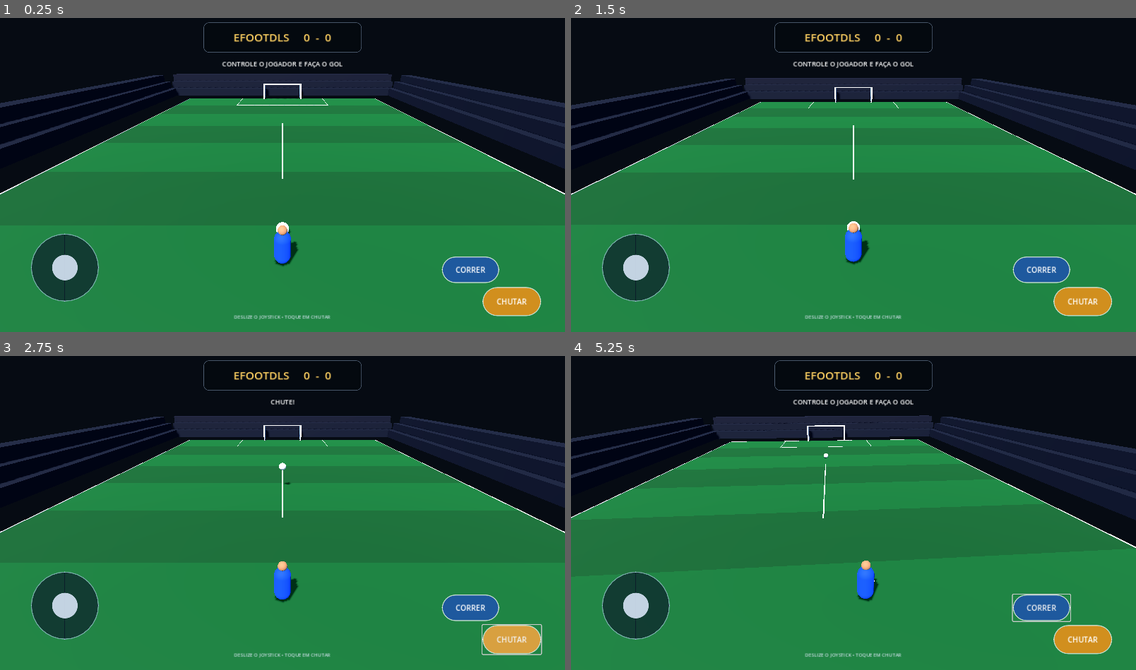
Above: before the commit, frames 1-4 (two rows, left to right).
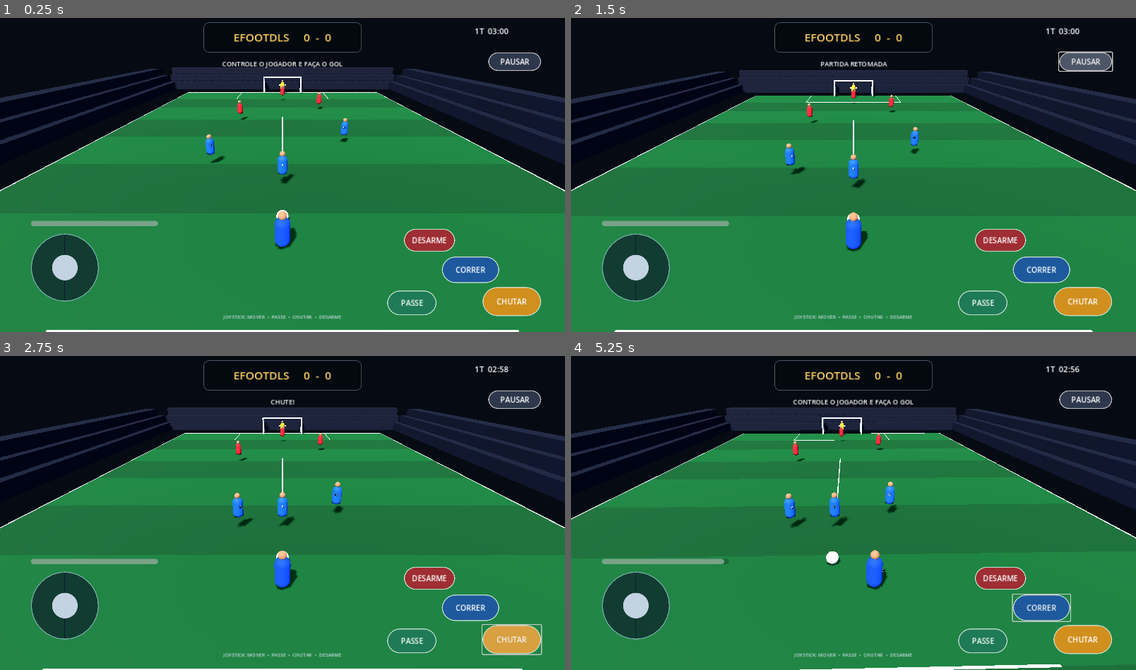
Above: after the commit, the same moments.

Repository: davidiasdonacimento-cell/Efootdls
Game: Godot game, scene res://scenes/main.tscn
The game is run twice, just before and just after one commit, with the same random seed, the same clock (stepped at 60 frames per second) and the same inputs.
Inputs (mouse positions are in pixels of both pictures, inside the frame that each line leads up to):
- Up to frame 1 (0.25 s): no input
- Up to frame 2 (1.5 s): click (1085, 61) at 0.5 s, where only the run after the commit has a clickable "PAUSAR"; click (1085, 61) at 1.25 s, where only the run after the commit has a clickable "CONTINUAR"
- Up to frame 3 (2.75 s): click "CHUTAR" at 2 s
- Up to frame 4 (5.25 s): click (983, 641) at 2.75 s, where only the run after the commit has a clickable "PASSE"; click (1000, 578) at 3.5 s, where only the run after the commit has a clickable "DESARME"; click "CORRER" at 4.25 s; tap Enter at 5 s; move the mouse to (977, 494) at 5.02 s; hold D from 5.03 s (still down); hold Shift from 5.03 s (still down); click (977, 494) at 5.17 s

The runs differ from the first frame. In frame 1, 10% of the frame differs, in the area x 0-100%, y 3-100%; in frame 2, 11%; in frame 3, 11%; in frame 4, 12%.

Commit message:
Integrar IA, goleiro, passes, desarmes, relógio e perfil na partida

Diff:
--- a/scripts/match.gd
+++ b/scripts/match.gd
@@ -5,6 +5,14 @@
 const PLAYER_SPEED := 7.0
 const SPRINT_SPEED := 11.5
 const BALL_KICK_FORCE := 13.5
+const FootballerAI = preload("res://scripts/footballer_ai.gd")
+const GoalkeeperAI = preload("res://scripts/goalkeeper_ai.gd")
+const BallPhysics = preload("res://scripts/ball_physics.gd")
+const MatchClock = preload("res://scripts/match_clock.gd")
+const MatchStats = preload("res://scripts/match_stats.gd")
+const ProfileStore = preload("res://scripts/profile_store.gd")
+const CameraRig = preload("res://scripts/camera_rig.gd")
+const MatchSettings = preload("res://scripts/match_settings.gd")
 
 var player: CharacterBody3D
 var ball: RigidBody3D
@@ -13,9 +21,24 @@
 var joystick_knob: Control
 var sprint_button: Button
 var kick_button: Button
+var pass_button: Button
+var tackle_button: Button
+var pause_button: Button
 var score_label: Label
 var status_label: Label
+var timer_label: Label
+var stamina_bar: ProgressBar
+var clock: Node
+var stats: Node
+var profile: Node
+var settings: RefCounted
+var allies: Array[CharacterBody3D] = []
+var opponents: Array[CharacterBody3D] = []
+var goalkeeper: CharacterBody3D
 var score := 0
+var player_stamina := 100.0
+var game_paused := false
+var match_ended := false
 var joystick_vector := Vector2.ZERO
 var joystick_touch_id := -1
 var sprinting := false
@@ -24,24 +47,44 @@
 var message_time := 0.0
 
 func _ready() -> void:
+	clock = MatchClock.new()
+	add_child(clock)
+	clock.connect("time_changed", Callable(self, "_on_clock_time_changed"))
+	clock.connect("match_finished", Callable(self, "_on_match_finished"))
+	clock.connect("period_changed", Callable(self, "_on_period_changed"))
+	stats = MatchStats.new()
+	add_child(stats)
+	profile = ProfileStore.new()
+	add_child(profile)
+	settings = MatchSettings.new()
+
 	_build_world()
 	_build_player()
 	_build_ball()
+	_build_ai_teams()
 	_build_goal()
 	_build_camera()
 	_build_hud()
 	_update_score()
+	clock.call("start_match", int(settings.get_value("match_length")))
 
 func _physics_process(delta: float) -> void:
+	if clock:
+		clock.call("tick", delta)
+	if game_paused or match_ended:
+		return
 	kick_cooldown = maxf(0.0, kick_cooldown - delta)
 	message_time = maxf(0.0, message_time - delta)
 	if message_time <= 0.0 and status_label:
 		status_label.text = "CONTROLE O JOGADOR E FAÇA O GOL"
 	_move_player(delta)
-	_update_camera(delta)
 	_keep_ball_on_field()
+	if stats and ball:
+		stats.call("update_ball_speed", ball.linear_velocity.length() * 3.6)
 
 func _input(event: InputEvent) -> void:
+	if joystick_base == null:
+		return
 	if event is InputEventScreenTouch:
 		var rect := joystick_base.get_global_rect()
 		if event.pressed and rect.has_point(event.position):
@@ -175,6 +218,7 @@
 
 func _build_ball() -> void:
 	ball = RigidBody3D.new()
+	ball.set_script(BallPhysics)
 	ball.position = Vector3(0, 0.55, 16.8)
 	ball.mass = 0.45
 	ball.linear_damp = 0.7
@@ -216,17 +260,13 @@
 	add_child(goal_area)
 
 func _build_camera() -> void:
-	camera = Camera3D.new()
+	camera = CameraRig.new()
 	camera.position = Vector3(0, 10, 29)
 	camera.fov = 62
 	add_child(camera)
+	camera.call("configure", player, ball)
 	camera.current = true
 	camera.look_at(Vector3(0, 0, 8), Vector3.UP)
-
-func _update_camera(delta: float) -> void:
-	var target := player.global_position + Vector3(0, 8.5, 10.5)
-	camera.global_position = camera.global_position.lerp(target, minf(1.0, delta * 4.0))
-	camera.look_at(player.global_position + Vector3(0, 0.8, -7.0), Vector3.UP)
 
 func _move_player(_delta: float) -> void:
 	var direction := Vector3(joystick_vector.x, 0, joystick_vector.y)
@@ -241,7 +281,14 @@
 	if direction.length() > 1.0:
 		direction = direction.normalized()
 
-	var speed := SPRINT_SPEED if sprinting or Input.is_key_pressed(KEY_SHIFT) else PLAYER_SPEED
+	var wants_sprint := sprinting or Input.is_key_pressed(KEY_SHIFT)
+	if wants_sprint and direction.length() > 0.12 and player_stamina > 1.0:
+		player_stamina = maxf(0.0, player_stamina - _delta * 20.0)
+	else:
+		player_stamina = minf(100.0, player_stamina + _delta * 10.0)
+	if stamina_bar:
+		stamina_bar.value = player_stamina
+	var speed := SPRINT_SPEED if wants_sprint and player_stamina > 1.0 else PLAYER_SPEED
 	player.velocity.x = direction.x * speed
 	player.velocity.z = direction.z * speed
 	player.velocity.y -= 24.0 * get_physics_process_delta_time()
@@ -268,36 +315,161 @@
 	joystick_knob.position = joystick_base.size * 0.5 + Vector2(joystick_vector.x, joystick_vector.y) * radius - joystick_knob.size * 0.5
 
 func _kick_ball() -> void:
-	if kick_cooldown > 0.0:
+	if kick_cooldown > 0.0 or game_paused or match_ended:
 		return
 	kick_cooldown = 0.45
+	var to_ball := ball.global_position - player.global_position
+	if to_ball.length() > 4.8:
+		status_label.text = "CHEGUE MAIS PERTO DA BOLA"
+		message_time = 0.8
+		return
 	var forward := -player.global_transform.basis.z
-	var to_ball := ball.global_position - player.global_position
-	if to_ball.length() > 4.0:
-		forward = Vector3(0, 0, -1)
 	var direction := (forward + Vector3(0, 0.12, 0)).normalized()
-	ball.sleeping = false
-	ball.apply_central_impulse(direction * BALL_KICK_FORCE + Vector3.UP * 1.8)
+	ball.call("kick", direction, BALL_KICK_FORCE, 0.14, 1)
+	stats.call("record_shot", 1, true, player.global_position.distance_to(ball.global_position))
+	camera.call("add_shake", 0.12, 0.18)
 	status_label.text = "CHUTE!"
 	message_time = 1.0
+
+func _pass_ball() -> void:
+	if game_paused or match_ended or ball.global_position.distance_to(player.global_position) > 4.8:
+		status_label.text = "CHEGUE PERTO DA BOLA PARA PASSAR"
+		message_time = 0.9
+		return
+	var best_player: CharacterBody3D = null
+	var best_distance := INF
+	for teammate in allies:
+		if not is_instance_valid(teammate):
+			continue
+		var distance := player.global_position.distance_to(teammate.global_position)
+		if distance < best_distance and bool(teammate.call("is_available_for_pass")):
+			best_distance = distance
+			best_player = teammate
+	if best_player == null:
+		status_label.text = "NENHUM COMPANHEIRO DISPONÍVEL"
+		message_time = 0.9
+		return
+	ball.call("pass_to", best_player.global_position + Vector3(0, 0.2, -0.3), 9.2, 1)
+	stats.call("record_pass", 1, true)
+	status_label.text = "PASSE!"
+	message_time = 0.7
+
+func _tackle() -> void:
+	if game_paused or match_ended:
+		return
+	var nearest: CharacterBody3D = null
+	var nearest_distance := 3.0
+	for rival in opponents:
+		if not is_instance_valid(rival):
+			continue
+		var distance := player.global_position.distance_to(rival.global_position)
+		if distance < nearest_distance:
+			nearest_distance = distance
+			nearest = rival
+	if nearest == null:
+		status_label.text = "NÃO HÁ ADVERSÁRIO PERTO"
+		message_time = 0.7
+		stats.call("record_tackle", 1, false)
+		return
+	var push := nearest.global_position - player.global_position
+	push.y = 0.0
+	if push.length_squared() > 0.01:
+		nearest.velocity = push.normalized() * 5.5 + Vector3.UP * 1.5
+		nearest.call("apply_fatigue", 8.0)
+		if nearest_distance < 1.65:
+			ball.call("set_last_touch", 1, "Jogador 10")
+			stats.call("record_tackle", 1, true)
+			status_label.text = "DESARME!"
+		else:
+			stats.call("record_tackle", 1, false)
+			status_label.text = "CHEGUE MAIS PERTO"
+	message_time = 0.9
+
+func _build_ai_teams() -> void:
+	_spawn_ai(1, Vector3(-7.0, 0.9, 7.0), "support", 8)
+	_spawn_ai(1, Vector3(7.0, 0.9, 1.0), "winger", 11)
+	_spawn_ai(1, Vector3(0.0, 0.9, 11.0), "support", 9)
+	_spawn_ai(2, Vector3(-6.0, 0.9, -8.0), "presser", 4)
+	_spawn_ai(2, Vector3(6.0, 0.9, -15.0), "defender", 5)
+	_spawn_ai(2, Vector3(0.0, 0.9, -23.0), "defender", 3)
+	goalkeeper = GoalkeeperAI.new()
+	goalkeeper.call("configure", ball, false)
+	add_child(goalkeeper)
+
+func _spawn_ai(team_id: int, start: Vector3, role: String, shirt_number: int) -> void:
+	var athlete: CharacterBody3D = FootballerAI.new()
+	athlete.call("configure", ball, team_id, start, role, shirt_number)
+	add_child(athlete)
+	if team_id == 1:
+		allies.append(athlete)
+	else:
+		opponents.append(athlete)
+
+func _toggle_pause() -> void:
+	if match_ended:
+		return
+	game_paused = not game_paused
+	if game_paused:
+		clock.call("pause_match")
+		status_label.text = "PARTIDA PAUSADA"
+		pause_button.text = "CONTINUAR"
+	else:
+		clock.call("resume_match")
+		status_label.text = "PARTIDA RETOMADA"
+		pause_button.text = "PAUSAR"
+		message_time = 1.0
+	for athlete in allies + opponents:
+		if is_instance_valid(athlete):
+			athlete.call("set_ai_enabled", not game_paused)
+	if is_instance_valid(goalkeeper):
+		goalkeeper.call("set_enabled", not game_paused)
+
+func _on_clock_time_changed(display_text: String, _seconds_left: int) -> void:
+	if timer_label:
+		timer_label.text = display_text
+
+func _on_period_changed(period: int) -> void:
+	if period == 1:
+		status_label.text = "INTERVALO"
+		message_time = 2.0
+	else:
+		status_label.text = "SEGUNDO TEMPO"
+		message_time = 1.5
+
+func _on_match_finished() -> void:
+	match_ended = true
+	game_paused = false
+	status_label.text = "FIM DE JOGO • %d GOL(S)" % score
+	for athlete in allies + opponents:
+		if is_instance_valid(athlete):
+			athlete.call("set_ai_enabled", false)
+	if is_instance_valid(goalkeeper):
+		goalkeeper.call("set_enabled", false)
+	if profile:
+		var result := "win" if score > 0 else "draw"
+		profile.call("record_match_result", result, score, 0)
+
 
 func _on_goal_body_entered(body: Node3D) -> void:
 	if body == ball:
 		score += 1
+		stats.call("record_goal", 1, "Jogador 10")
 		_update_score()
 		status_label.text = "GOOOOOOL! ⚽"
 		message_time = 2.0
-		ball.linear_velocity = Vector3.ZERO
-		ball.angular_velocity = Vector3.ZERO
-		ball.global_position = Vector3(0, 0.55, 16.8)
+		ball.call("reset_ball", Vector3(0, 0.55, 16.8))
 		player.global_position = Vector3(0, 0.9, 19)
 		player.velocity = Vector3.ZERO
+		player_stamina = minf(100.0, player_stamina + 20.0)
+		if is_instance_valid(goalkeeper):
+			goalkeeper.call("reset_keeper")
+		for athlete in allies:
+			if is_instance_valid(athlete):
+				athlete.velocity = Vector3.ZERO
 
 func _keep_ball_on_field() -> void:
 	if ball.global_position.y < -3.0 or absf(ball.global_position.x) > FIELD_WIDTH / 2.0 + 3.0 or absf(ball.global_position.z) > FIELD_LENGTH / 2.0 + 5.0:
-		ball.linear_velocity = Vector3.ZERO
-		ball.angular_velocity = Vector3.ZERO
-		ball.global_position = Vector3(0, 0.55, 16.8)
+		ball.call("reset_ball", Vector3(0, 0.55, 16.8))
 
 func _build_hud() -> void:
 	var layer := CanvasLayer.new()
@@ -321,6 +493,28 @@
 	score_label.add_theme_font_size_override("font_size", 25)
 	score_label.add_theme_color_override("font_color", Color(1.0, 0.82, 0.38))
 	top_row.add_child(score_label)
+
+	timer_label = Label.new()
+	timer_label.anchor_left = 0.78
+	timer_label.anchor_right = 0.96
+	timer_label.anchor_top = 0.035
+	timer_label.anchor_bottom = 0.09
+	timer_label.horizontal_alignment = HORIZONTAL_ALIGNMENT_CENTER
+	timer_label.add_theme_font_size_override("font_size", 18)
+	timer_label.add_theme_color_override("font_color", Color.WHITE)
+	ui.add_child(timer_label)
+
+	pause_button = _make_action_button("PAUSAR", Color(0.18, 0.22, 0.30))
+	pause_button.anchor_left = 0.87
+	pause_button.anchor_right = 0.87
+	pause_button.anchor_top = 0.12
+	pause_button.anchor_bottom = 0.12
+	pause_button.offset_left = -8
+	pause_button.offset_top = 0
+	pause_button.offset_right = 112
+	pause_button.offset_bottom = 42
+	ui.add_child(pause_button)
+	pause_button.pressed.connect(_toggle_pause)
 
 	status_label = Label.new()
 	status_label.text = "CONTROLE O JOGADOR E FAÇA O GOL"
@@ -386,8 +580,44 @@
 	ui.add_child(kick_button)
 	kick_button.pressed.connect(_kick_ball)
 
+	pass_button = _make_action_button("PASSE", Color(0.12, 0.48, 0.34))
+	pass_button.anchor_left = 0.69
+	pass_button.anchor_right = 0.69
+	pass_button.anchor_top = 0.88
+	pass_button.anchor_bottom = 0.88
+	pass_button.offset_left = -6
+	pass_button.offset_top = -8
+	pass_button.offset_right = 106
+	pass_button.offset_bottom = 48
+	ui.add_child(pass_button)
+	pass_button.pressed.connect(_pass_ball)
+
+	tackle_button = _make_action_button("DESARME", Color(0.62, 0.18, 0.20))
+	tackle_button.anchor_left = 0.72
+	tackle_button.anchor_right = 0.72
+	tackle_button.anchor_top = 0.68
+	tackle_button.anchor_bottom = 0.68
+	tackle_button.offset_left = -7
+	tackle_button.offset_top = -4
+	tackle_button.offset_right = 109
+	tackle_button.offset_bottom = 48
+	ui.add_child(tackle_button)
+	tackle_button.pressed.connect(_tackle)
+
+	stamina_bar = ProgressBar.new()
+	stamina_bar.anchor_left = 0.055
+	stamina_bar.anchor_right = 0.28
+	stamina_bar.anchor_top = 0.65
+	stamina_bar.anchor_bottom = 0.65
+	stamina_bar.offset_bottom = 12
+	stamina_bar.min_value = 0
+	stamina_bar.max_value = 100
+	stamina_bar.value = 100
+	stamina_bar.show_percentage = false
+	ui.add_child(stamina_bar)
+
 	var instructions := Label.new()
-	instructions.text = "DESLIZE O JOYSTICK • TOQUE EM CHUTAR"
+	instructions.text = "JOYSTICK: MOVER  •  PASSE  •  CHUTAR  •  DESARME"
 	instructions.anchor_left = 0.29
 	instructions.anchor_right = 0.71
 	instructions.anchor_top = 0.94
